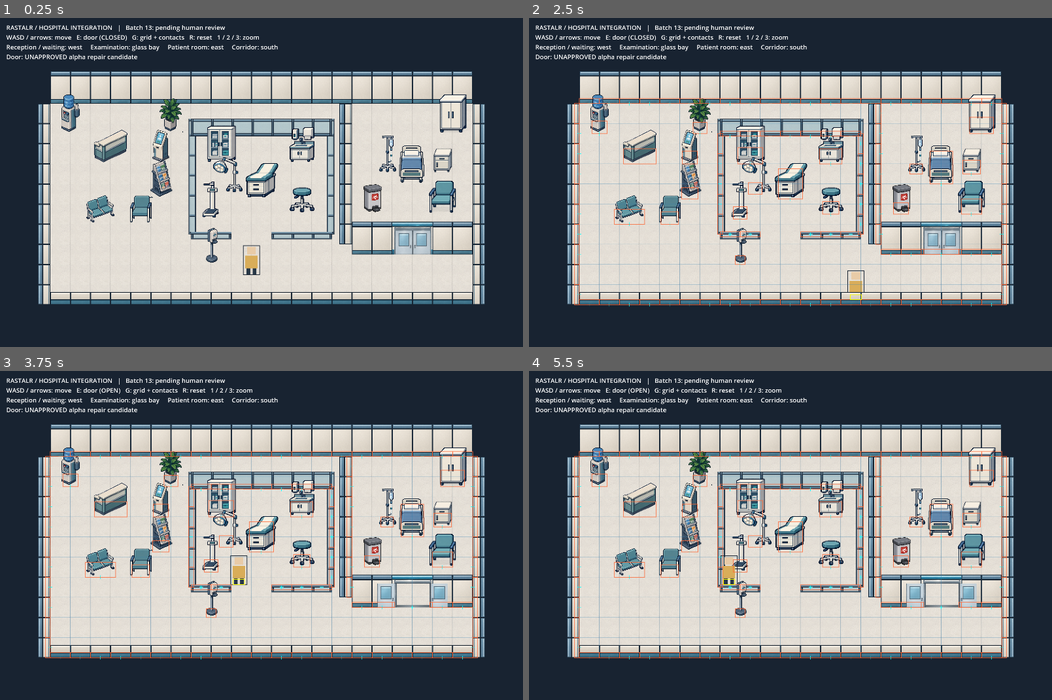
Above: before the commit, frames 1-4 (two rows, left to right).
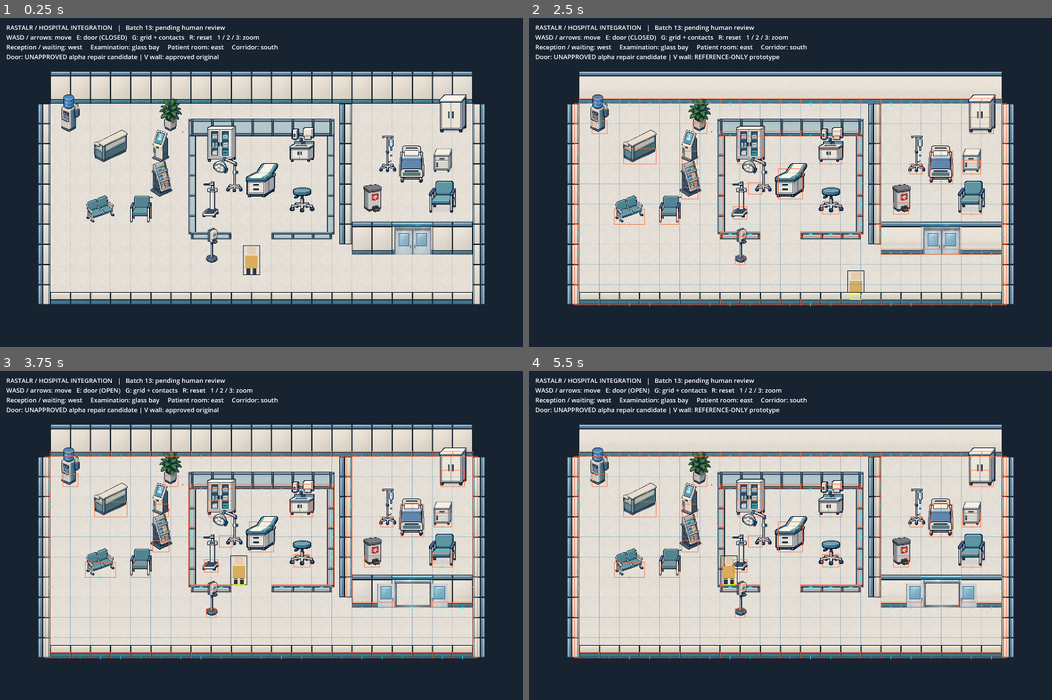
Above: after the commit, the same moments.

Repository: RastalRahl/Hospital
Game: Godot game, scene res://main.tscn
Same seed, same stepped clock (60 frames per second), same inputs: the game is played once before the commit and once after it.
Inputs:
- Up to frame 1 (0.25 s): no input
- Up to frame 2 (2.5 s): tap Enter at 0.5 s; hold D 0.53-1.28 s; tap V at 0.6, 1.35, 2.3 s; hold S 1.28-2.03 s; tap Space at 2 s; hold D from 2.03 s (still down); tap G at 2.1 s
- Up to frame 3 (3.75 s): release D at 2.78 s; hold W 2.78-3.53 s; tap R at 2.85 s; tap V at 3.05 s; hold A from 3.53 s (still down); tap E at 3.6 s
- Up to frame 4 (5.5 s): tap V at 3.8, 4.55, 5.3 s; tap 1 at 4.35 s; tap Enter at 5 s; release A at 5.03 s; hold S from 5.03 s (still down); tap 2 at 5.1 s

The runs differ from the first frame. In frame 1, 0.1% of the frame differs, in the area x 26-42%, y 11-14%; in frame 2, 0.8%, in the area x 9-91%, y 11-72%; in frame 3, 0.1%; in frame 4, 0.7%.

Commit message:
Prototype continuous back-wall RGB treatment in Godot

Diff:
--- a/demo/hospital_integration/main.gd
+++ b/demo/hospital_integration/main.gd
@@ -10,6 +10,9 @@
 		draw_rect(Rect2(2, -10, 6, 10), Color("273746"))
 
 const DOOR_CANDIDATE := "res://repair_candidates/sliding_door_open_alpha_v1/hospital_sliding_clinical_doors_open_01_alpha_candidate.png"
+const WALL_PROTOTYPE := "res://repair_candidates/back_wall_refresh_v1/hospital_wall_back_straight_01_refresh_candidate.png"
+var wall_sprites: Array[Sprite2D] = []
+var wall_prototype := false
 var door_main: Sprite2D
 var repair_active := true
 var data: Dictionary
@@ -45,6 +48,8 @@
 		if p.asset == "hospital_sliding_clinical_doors_open_01__main":
 			door_main = s
 			s.texture = load(DOOR_CANDIDATE)
+		if p.asset == "hospital_wall_back_straight_01__main":
+			wall_sprites.append(s)
 		s.centered = false
 		s.position = Vector2(p.position[0], p.position[1])
 		s.offset = Vector2(p.offset[0], p.offset[1])
@@ -69,7 +74,9 @@
 	hud.position = Vector2(20, 16)
 	hud.add_theme_font_size_override("font_size", 20)
 	set_door(false)
-	if "--door-review" in OS.get_cmdline_user_args():
+	if "--wall-review" in OS.get_cmdline_user_args():
+		await wall_review()
+	elif "--door-review" in OS.get_cmdline_user_args():
 		await door_review()
 	elif "--smoke" in OS.get_cmdline_user_args():
 		await smoke()
@@ -84,6 +91,7 @@
 func update_hud() -> void:
 	hud.text = "RASTALR / HOSPITAL INTEGRATION   |   Batch 13: pending human review\nWASD / arrows: move   E: door (%s)    …(183 unchanged characters)…
 	hud.text += "\nDoor: UNAPPROVED alpha repair candidate" if repair_active else "\nDoor comparison: approved opaque original"
+	hud.text += " | V wall: REFERENCE-ONLY prototype" if wall_prototype else " | V wall: approved original"
 
 func blocked(point: Vector2) -> bool:
 	var feet := Rect2(point - Vector2(9, 8), Vector2(18, 8))
@@ -117,6 +125,8 @@
 	if not event is InputEventKey or not event.pressed or event.echo:
 		return
 	match event.physical_keycode:
+		KEY_V:
+			set_wall_prototype(not wall_prototype)
 		KEY_G:
 			debug = not debug
 			overlay.queue_redraw()
@@ -268,3 +278,31 @@
 	assert(fore.get_pixelv(Vector2i(transform * Vector2(568,320))).to_rgba32() == Color("d9ad59").to_rgba32(), "Foreground figure sorts ahead of leaf")
 	print("DOOR_ALPHA_REVIEW_PASS: closed approach, open crossing, aperture room equivalence, header and leaf occlusion")
 	get_tree().quit()
+
+# Reference-only RGB override. Does not modify placement or runtime manifest.
+func set_wall_prototype(enabled: bool) -> void:
+	wall_prototype = enabled
+	var texture: Texture2D = load(WALL_PROTOTYPE if enabled else "res://art/hospital_wall_back_straight_01__main.png")
+	for sprite in wall_sprites:
+		sprite.texture = texture
+	update_hud()
+
+func wall_review() -> void:
+	var folder := "res://repair_candidates/back_wall_refresh_v1/"
+	assert(wall_sprites.size() == 25, "21 perimeter and 4 internal wall copies")
+	var placement_before: Array = []
+	for sprite in wall_sprites:
+		placement_before.append([sprite.position,sprite.offset,sprite.scale,sprite.rotation,sprite.z_index])
+	set_door(true)
+	set_wall_prototype(false)
+	await capture(folder + "godot_before.png")
+	var crop := Rect2i(Vector2i(get_global_transform_with_canvas() * Vector2(256,44)),Vector2i(512,104))
+	assert(get_viewport().get_texture().get_image().get_region(crop).save_png(folder + "godot_8cell_before.png") == OK)
+	set_wall_prototype(true)
+	await capture(folder + "godot_after.png")
+	assert(get_viewport().get_texture().get_image().get_region(crop).save_png(folder + "godot_8cell_after.png") == OK)
+	for i in wall_sprites.size():
+		var sprite := wall_sprites[i]
+		assert(placement_before[i] == [sprite.position,sprite.offset,sprite.scale,sprite.rotation,sprite.z_index], "Wall placement remains unchanged")
+	print("WALL_PROTOTYPE_REVIEW_PASS: same camera/zoom; 21 perimeter + 4 internal copies; transforms and draw anchors unchanged")
+	get_tree().quit()
--- /dev/null
+++ b/demo/hospital_integration/repair_candidates/back_wall_refresh_v1/checks.json
@@ -0,0 +1,120 @@
+{
+  "id": "hospital_wall_back_straight_01",
+  "status": "reference_only_unapproved",
+  "source_path": "assets/architecture/hospital_wall_back_straight_01.png",
+  "source_sha256": "5de21497d18af52605754193c188f6555d35f09d42d9228fff31ad2fb29187e2",
+  "candidate_path": "hospital_wall_back_straight_01_refresh_candidate.png",
+  "candidate_sha256": "856755594cfe654ee5c55e2a567a8da8b3e168d5772bdd8a378ad0aeee46fea0",
+  "dimensions": [
+    32,
+    52
+  ],
+  "mode": "RGBA",
+  "alpha_changed_pixels": 0,
+  "rgb_changed_pixels": 1607,
+  "palette_colors": 34,
+  "colors_all_sampled_from_source": true,
+  "anchor": "wall_center",
+  "logical_footprint": [
+    1,
+    1
+  ],
+  "native_grid": 32,
+  "demo_image_offset": [
+    -16,
+    -52
+  ],
+  "band_rows_half_open": {
+    "cap": [
+      0,
+      8
+    ],
+    "cap_face_separator": [
+      8,
+      9
+    ],
+    "ivory_face": [
+      9,
+      45
+    ],
+    "base_separator": [
+      45,
+      46
+    ],
+    "teal_band": [
+      46,
+      51
+    ],
+    "bottom_outline": [
+      51,
+      52
+    ]
+  },
+  "face_palette_samples": [
+    [
+      8,
+      10
+    ],
+    [
+      16,
+      11
+    ],
+    [
+      16,
+      17
+    ],
+    [
+      3,
+      25
+    ],
+    [
+      16,
+      28
+    ],
+    [
+      16,
+      30
+    ],
+    [
+      8,
+      40
+    ]
+  ],
+  "baseline": "bottom exclusive y52; demo wall anchor unchanged",
+  "repeat_counts": [
+    1,
+    4,
+    8
+  ],
+  "stride": 32,
+  "repeat_gaps": 0,
+  "repeat_overlaps": 0,
+  "opposite_edge_rgb_mismatched_rows": 0,
+  "boundary_neighborhood_mean_abs_rgb_delta": {
+    "original": 94.774,
+    "candidate": 0.0
+  },
+  "no_metadata_or_production_writes": true,
+  "godot": {
+    "version": "4.7.1.stable.official.a13da4feb",
+    "zoom": 2,
+    "perimeter_placements": 21,
+    "internal_placements": 4,
+    "placement_transforms_unchanged": true,
+    "scene_rgb_changed_pixels_excluding_hud": 150368,
+    "changed_pixels_outside_target_wall_rects_excluding_hud": 0,
+    "eight_cell_crop_px": [
+      512,
+      104
+    ]
+  },
+  "verification": {
+    "focused_tests_passed": 5,
+    "full_suite_passed": 372,
+    "full_suite_runs": 1,
+    "full_suite_seconds": 96.19,
+    "completion_smoke_runs": 1,
+    "completion_smoke": "HOSPITAL_SMOKE_PASS",
+    "wall_review": "WALL_PROTOTYPE_REVIEW_PASS"
+  }
+}
Binary file added: demo/hospital_integration/repair_candidates/back_wall_refresh_v1/approved_source.png
Binary file added: demo/hospital_integration/repair_candidates/back_wall_refresh_v1/candidate_8x.png
Not shown, added: demo/hospital_integration/repair_candidates/back_wall_refresh_v1/candidate_8x.png.import
Binary file added: demo/hospital_integration/repair_candidates/back_wall_refresh_v1/godot_8cell_after.png
Binary file added: demo/hospital_integration/repair_candidates/back_wall_refresh_v1/godot_8cell_before.png
Binary file added: demo/hospital_integration/repair_candidates/back_wall_refresh_v1/godot_after.png
Binary file added: demo/hospital_integration/repair_candidates/back_wall_refresh_v1/godot_before.png
Binary file added: demo/hospital_integration/repair_candidates/back_wall_refresh_v1/hospital_wall_back_straight_01_refresh_candidate.png
Not shown, added: demo/hospital_integration/repair_candidates/back_wall_refresh_v1/hospital_wall_back_straight_01_refresh_candidate.png.import
Binary file added: demo/hospital_integration/repair_candidates/back_wall_refresh_v1/repeat_comparison.png
Not shown, added: demo/hospital_integration/repair_candidates/back_wall_refresh_v1/repeat_comparison.png.import
Binary file added: demo/hospital_integration/repair_candidates/back_wall_refresh_v1/rgb_absolute_diff.png
(and 12 more such lines)
